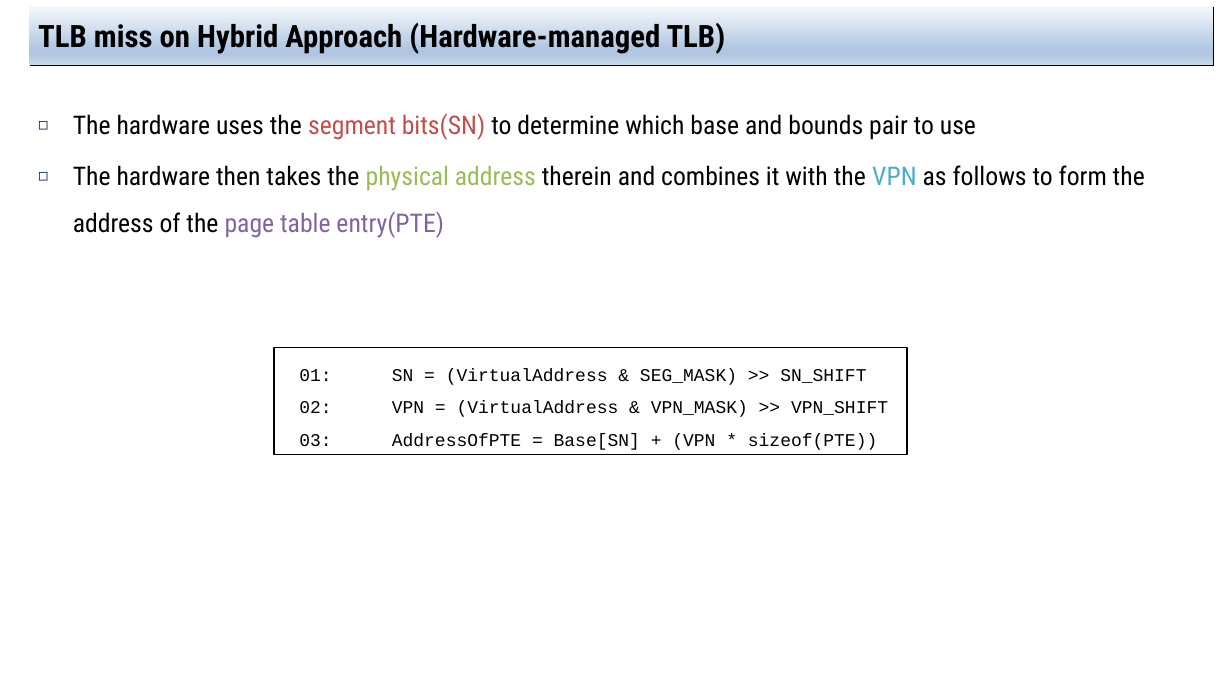
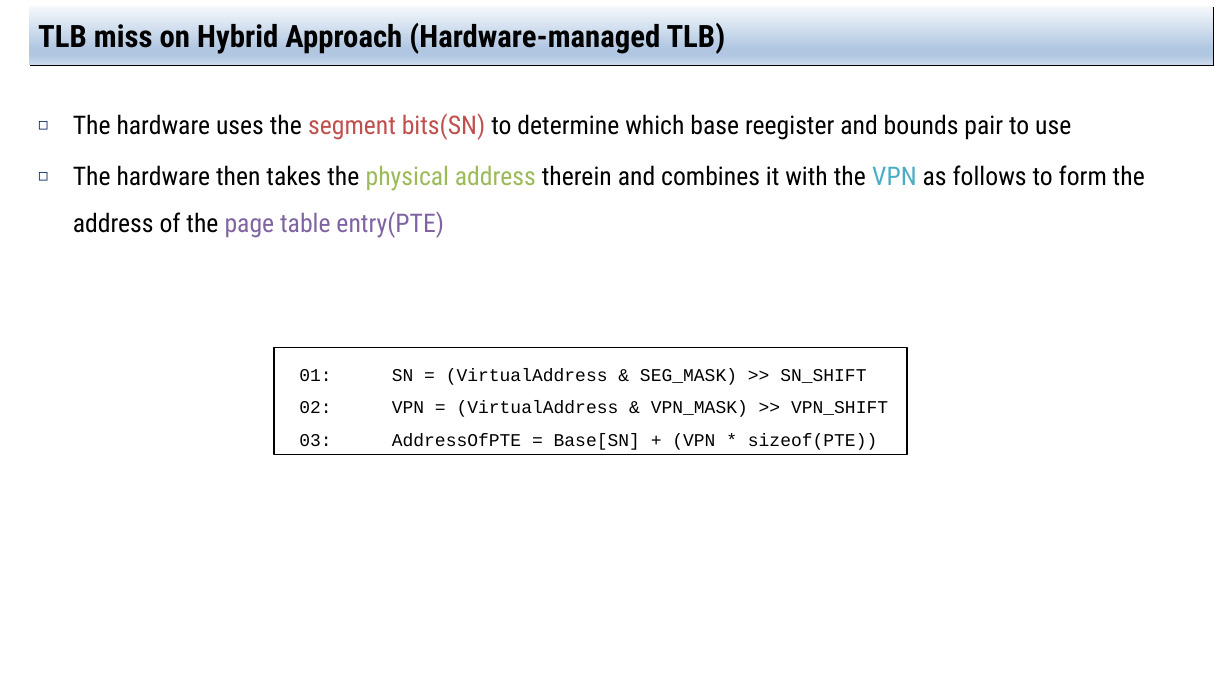
Before and after one commit to jachermocilla/extra-course-materials, a slide deck: slide 11 of cmsc125/ostep/slides/01.Virtualization/20.Advanced_Page_Tables.pptx. Drawn at 1232x693 pixels with LibreOffice and Linux fonts; fonts in the diff are those of the drawing. Boxes give left, top, right and bottom in pixels: in the first picture for what was removed or moved away, otherwise in the second. Text is boxed around its words. In the diff, an @@ line names an element or a change of style, - is before the commit and + after.

```diff
--- a/cmsc125/ostep/slides/01.Virtualization/20.Advanced_Page_Tables.pptx
+++ b/cmsc125/ostep/slides/01.Virtualization/20.Advanced_Page_Tables.pptx
@@ text at (73,113,1071,140): text changed @@
-◻ The hardware uses the segment bits(SN) to determine which base and bounds pair to use
+◻ The hardware uses the segment bits(SN) to determine which base reegister and bounds pair to use
```
Also in this commit, not shown: 11 other slides changed, 7 other files.
